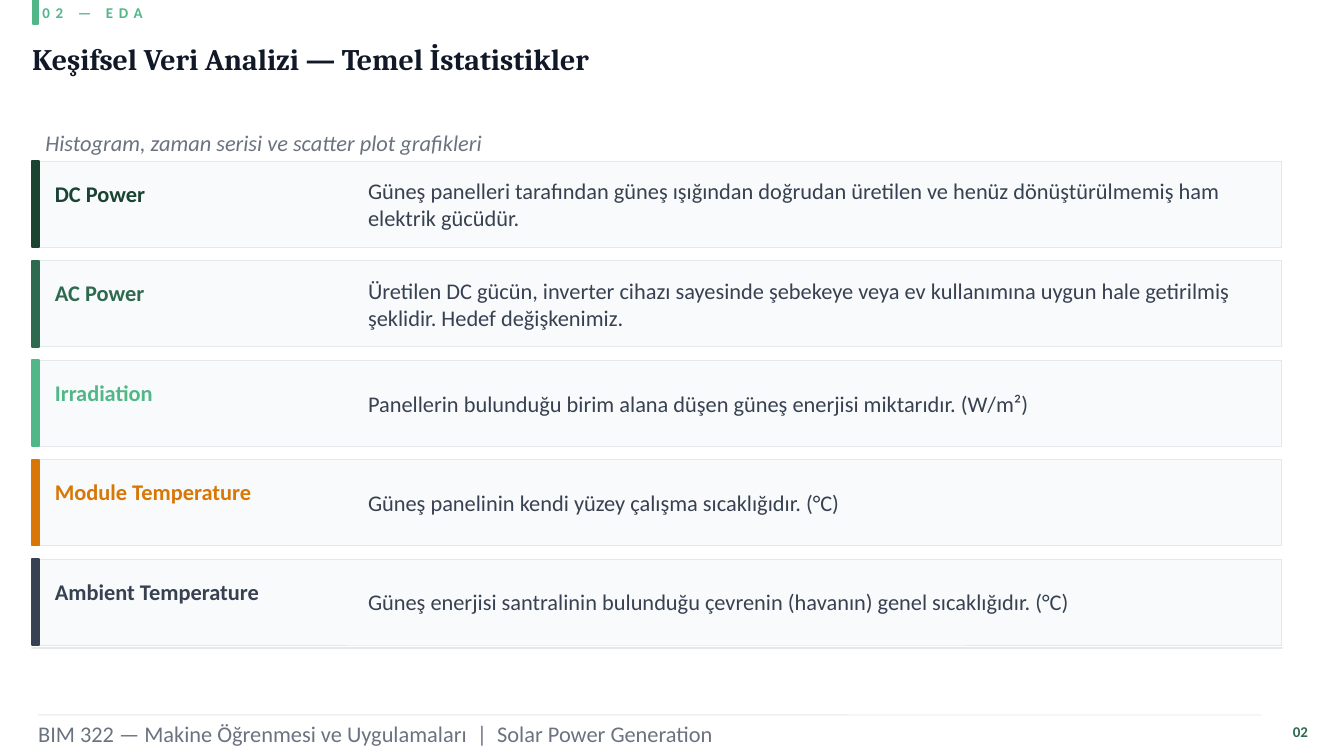
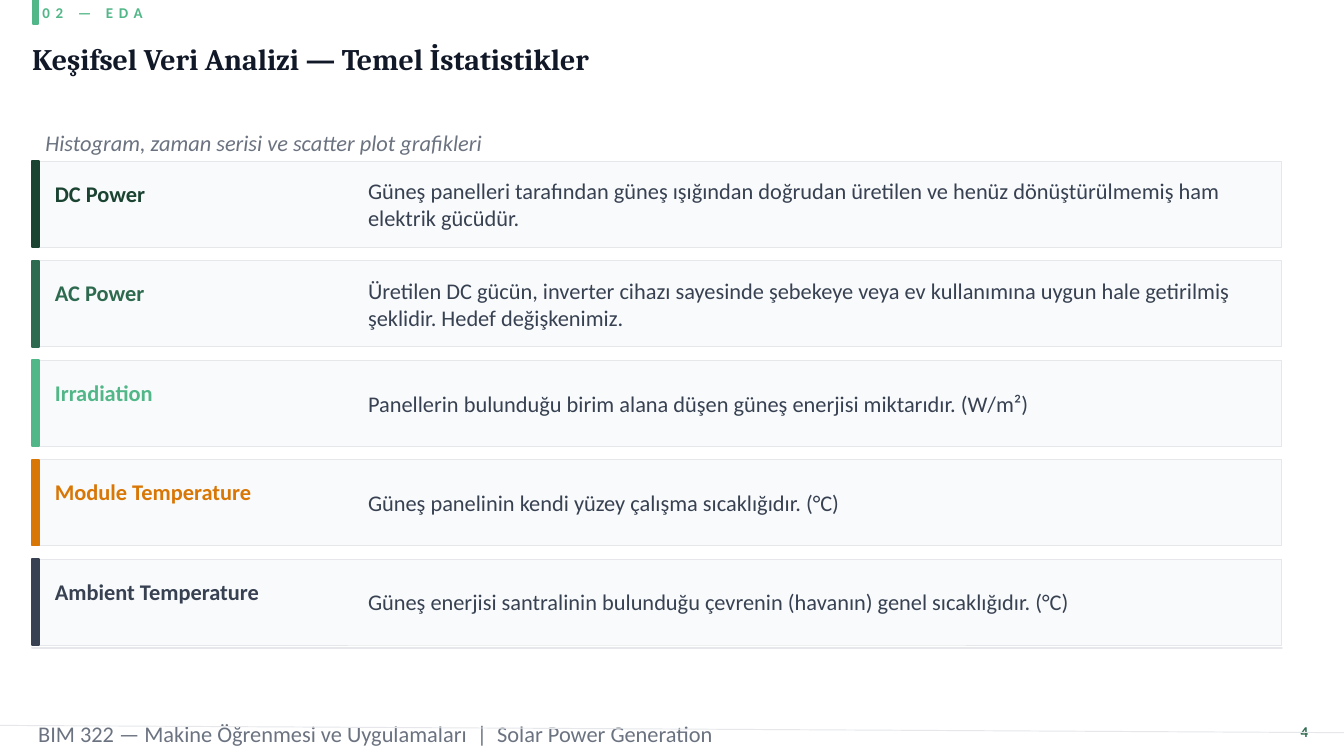
Before and after one commit to busraddmr/BIM322-Solar-Power-Prediction, a slide deck: slide 4 of sunum/BusraDemir_NazeninTatar_BIM322_Sunum.pptx. Drawn at 1344x756 pixels with LibreOffice and Linux fonts; fonts in the diff are those of the drawing. Boxes give left, top, right and bottom in pixels: in the first picture for what was removed or moved away, otherwise in the second. Text is boxed around its words. In the diff, an @@ line names an element or a change of style, - is before the commit and + after.

```diff
--- a/sunum/BusraDemir_NazeninTatar_BIM322_Sunum.pptx
+++ b/sunum/BusraDemir_NazeninTatar_BIM322_Sunum.pptx
@@ line moved from (38, 715) - (1261, 715) to (0, 726) - (1344, 732) @@
@@ text at [1301, 727, 1309, 737]: text changed @@
-02
+4
```
Also in this commit, not shown: 17 other slides changed, 5 slides added, 1 slide removed.
